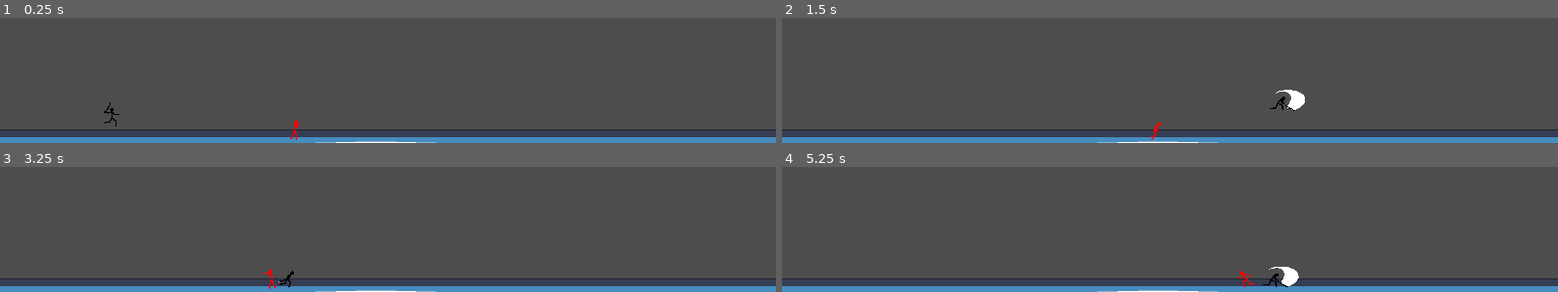
Above: before the commit, frames 1-4 (two rows, left to right).
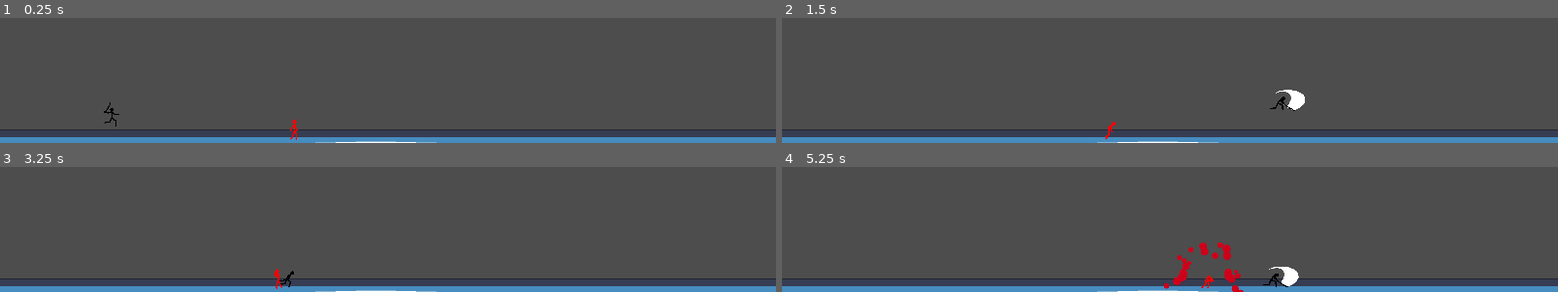
Above: after the commit, the same moments.

Repository: tyomhak/RedEyeSamurai-gd
Game: Godot game, scene res://scenes/levels/test_level.tscn
Two runs of this game, one before a commit and one after it. Both use one fixed random seed, a clock stepped at 60 frames per second and the inputs below. The engine's default icon, where the game draws it, is replaced by a stand-in: a white triangle on a blue panel in a dark square.
Inputs (mouse positions are in pixels of both pictures, inside the frame that each line leads up to):
- Up to frame 1 (0.25 s): no input
- Up to frame 2 (1.5 s): tap Enter at 0.5 s; move the mouse to (outside the picture) at 0.52 s; hold D (right) from 0.53 s (still down); click (outside the picture) at 0.6 s; tap Space (jump) at 0.77 s; move the mouse to (outside the picture) at 1.27 s; click (outside the picture) at 1.35 s
- Up to frame 3 (3.25 s): tap Space (jump) at 1.52, 3.02 s; tap R (restart) at 2, 2.75 s; move the mouse to (outside the picture) at 2.02 s; release D (right) at 2.03 s; hold A (left) 2.03-2.78 s; click (outside the picture) at 2.1 s; move the mouse to (outside the picture) at 2.77 s; hold D (right) from 2.78 s (still down); click (outside the picture) at 2.85 s
- Up to frame 4 (5.25 s): move the mouse to (outside the picture) at 3.52 s; click (outside the picture) at 3.6 s; tap Space (jump) at 3.77, 4.52 s; move the mouse to (outside the picture) at 4.27 s; release D (right) at 4.28 s; hold A (left) 4.28-5.03 s; click (outside the picture) at 4.35 s; move the mouse to (outside the picture) at 5.02 s; hold D (right) from 5.03 s (still down); click (outside the picture) at 5.1 s

The runs differ from the first frame. In frame 1, less than 0.1% of the frame differs, in the area x 37-39%, y 81-91%; in frame 2, 0.1%; in frame 3, 0.1%; in frame 4, 0.9%, in the area x 49-61%, y 59-100%.

Commit message:
Add small delay in EnemyAttack state before hurting player.

Diff:
--- a/scenes/entities/basic_enemy.tscn
+++ b/scenes/entities/basic_enemy.tscn
@@ -135,6 +135,7 @@
 raycastVision = NodePath("../../RaycastVision")
 
 [node name="EnemyChasing" parent="FSM" instance=ExtResource("7_ivxfk")]
+run_speed = 100.0
 
 [node name="EnemyAttack" parent="FSM" node_paths=PackedStringArray("attackNode") instance=ExtResource("8_mbtbf")]
 attackNode = NodePath("../../DirectionNode/AreaAttack")
@@ -158,7 +159,7 @@
 [node name="AnimatedSprite2D" type="AnimatedSprite2D" parent="DirectionNode"]
 scale = Vector2(0.256, 0.256)
 sprite_frames = SubResource("SpriteFrames_5havr")
-animation = &"attack"
+animation = &"idle"
 
 [connection signal="onDeath" from="Health" to="BloodParticles" method="restart"]
 [connection signal="onDeath" from="Health" to="FSM/EnemyDeath" method="force_interrupt"]
--- a/scenes/entities/enemy/enemy_states/EnemyAttack.tscn
+++ b/scenes/entities/enemy/enemy_states/EnemyAttack.tscn
@@ -8,4 +8,9 @@
 [node name="Timer" type="Timer" parent="."]
 wait_time = 2.0
 
+[node name="HurtDelayTimer" type="Timer" parent="."]
+wait_time = 0.3
+one_shot = true
+
 [connection signal="timeout" from="Timer" to="." method="hit_player"]
+[connection signal="timeout" from="HurtDelayTimer" to="." method="damage_player"]
--- a/src/combat/AI/EnemyFSMStates/EnemyAttack.gd
+++ b/src/combat/AI/EnemyFSMStates/EnemyAttack.gd
@@ -6,6 +6,7 @@
 @export var attack_distance: float = 30.0
 
 @onready var timer: Timer = $Timer
+@onready var hurt_delay_timer: Timer = $HurtDelayTimer
 
 func enter():
 	super()
@@ -15,6 +16,7 @@
 func exit():
 	super()
 	timer.stop()
+	hurt_delay_timer.stop()
 
 func update(_delta: float):
 	super(_delta)
@@ -27,4 +29,7 @@
 	var to_target = charBody.to_local(charBody.player.global_position)
 	charBody.look_direction(to_target)
 	anim.play("attack")
+	hurt_delay_timer.start()
+
+func damage_player():
 	attackNode.attack()
